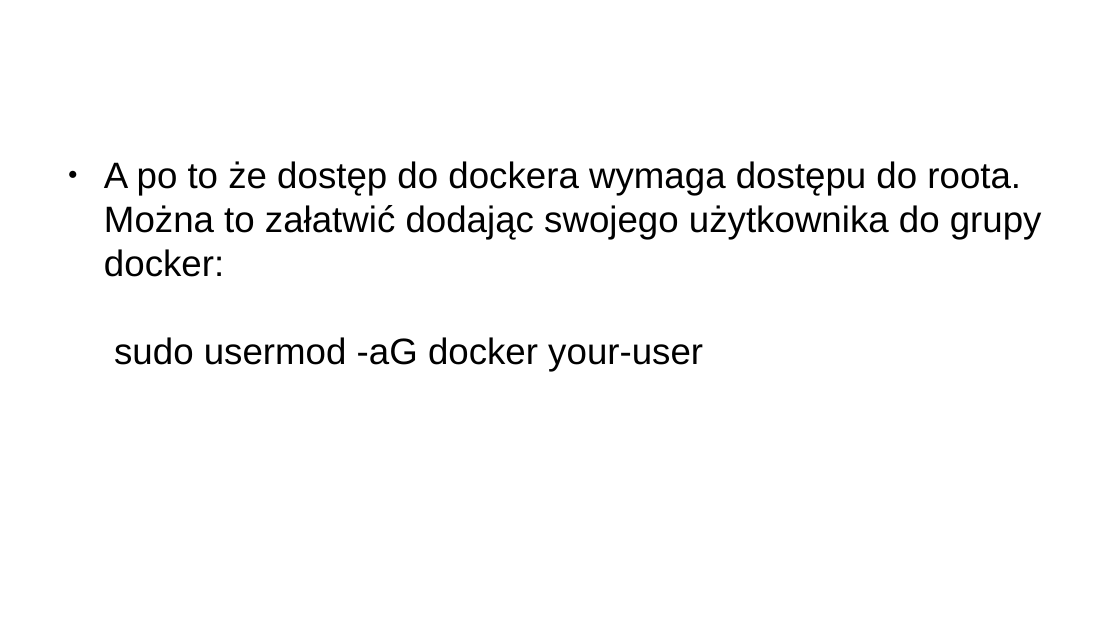
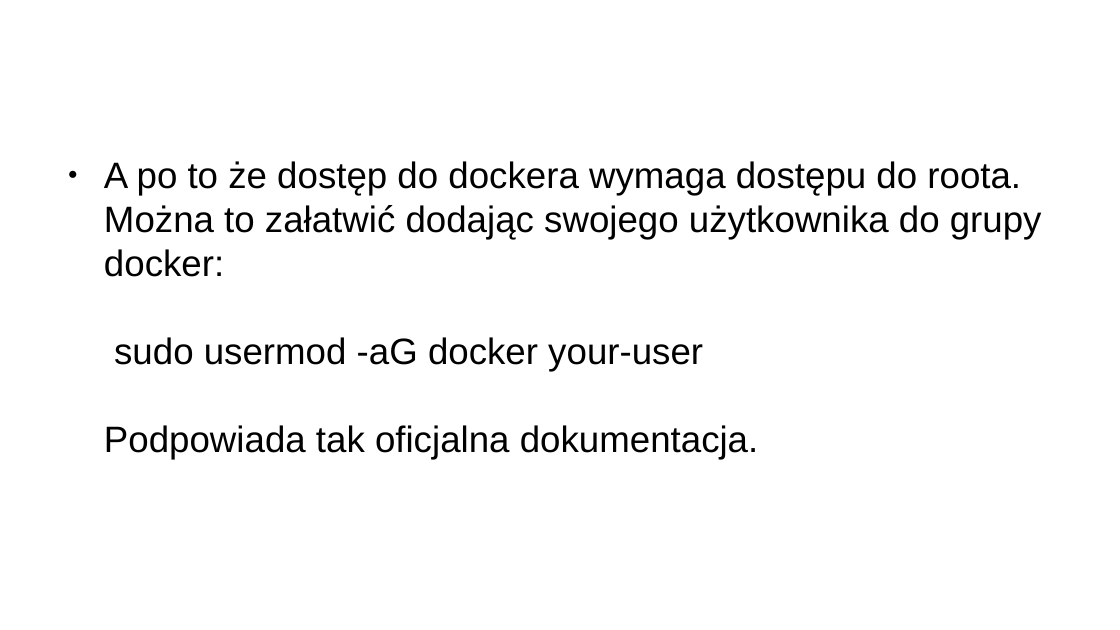
Before and after one commit to oskardz/cwiczenia-docker, a slide deck: slide 9 of docker.odp (slide 11 before the commit). Drawn at 1120x630 pixels with LibreOffice and Linux fonts; fonts in the diff are those of the drawing; background and template pictures are left out. Boxes give left, top, right and bottom in pixels: in the first picture for what was removed or moved away, otherwise in the second. Text is boxed around its words. In the diff, an @@ line names an element or a change of style, - is before the commit and + after.

```diff
--- a/docker.odp
+++ b/docker.odp
@@ text at box(104, 161, 1042, 459): text changed @@
-● A po to że dostęp do dockera wymaga dostępu do roota.
-  Można to załatwić dodając swojego użytkownika do grupy docker:
-  sudo usermod -aG docker your-user
+● A po to że dostęp do dockera wymaga dostępu do roota.
+  Można to załatwić dodając swojego użytkownika do grupy docker:
+  sudo usermod -aG docker your-user
+  Podpowiada tak oficjalna dokumentacja.
```
Also in this commit, not shown: 3 other slides changed, 4 slides added, 4 slides removed, 2 other files.
